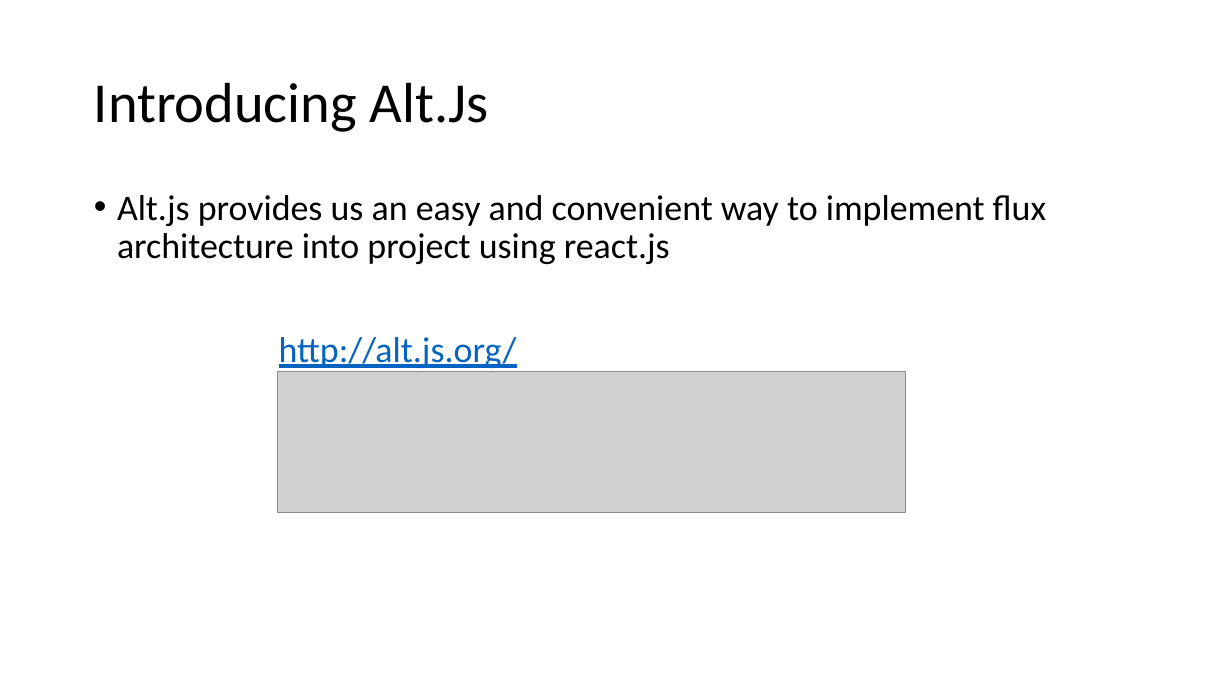
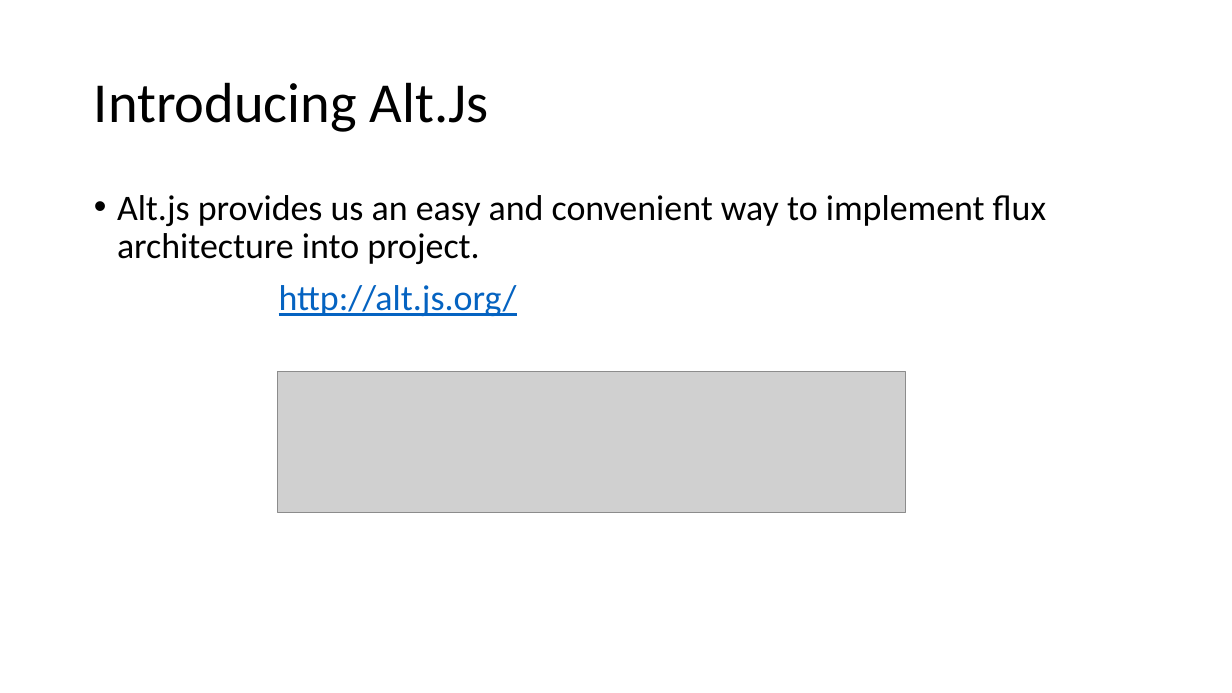
Before and after one commit to awahab29/samplealt, a slide deck: slide 14 of React.pptx. Drawn at 1232x693 pixels with LibreOffice and Linux fonts; fonts in the diff are those of the drawing; grey boxes stand for pictures. Boxes give left, top, right and bottom in pixels: in the first picture for what was removed or moved away, otherwise in the second. Text is boxed around its words. In the diff, an @@ line names an element or a change of style, - is before the commit and + after.

```diff
--- a/React.pptx
+++ b/React.pptx
@@ text at (117, 195, 1046, 264): text changed @@
-• Alt.js provides us an easy and convenient way to implement flux architecture into project using react.js
+• Alt.js provides us an easy and convenient way to implement flux architecture into project.
```
Also in this commit, not shown: 2 other slides changed.
